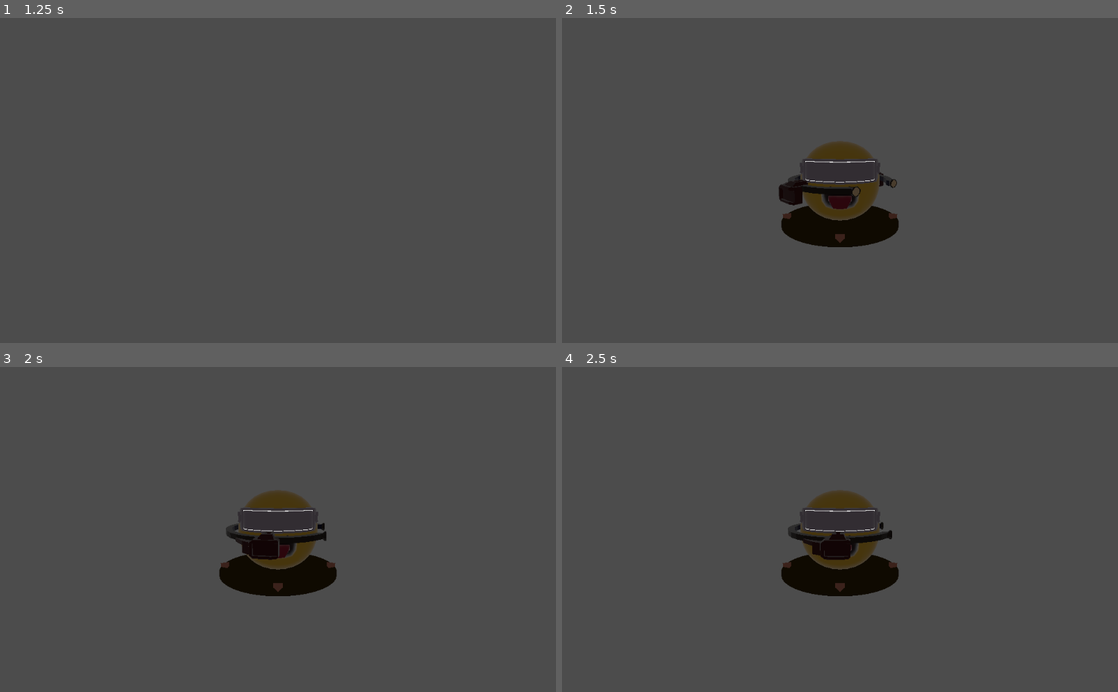
Above: before the commit, frames 1-4 (two rows, left to right).
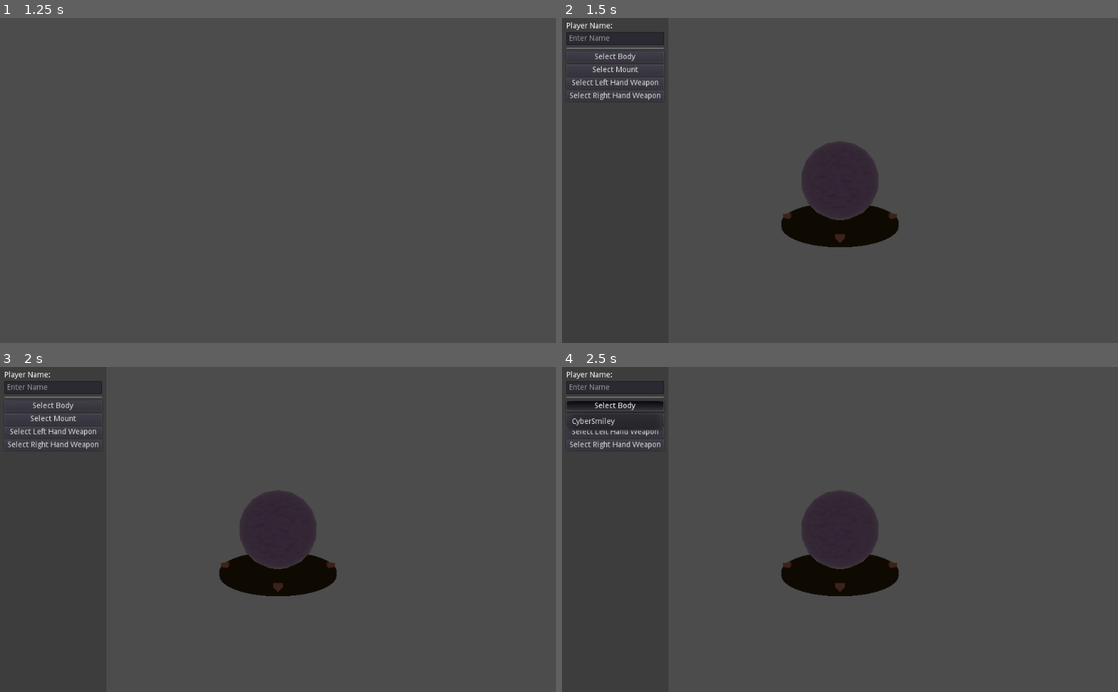
Above: after the commit, the same moments.

Repository: ObsidianBlk/Twin-Sticky
Game: Godot game, scene res://World.tscn
Same seed, same stepped clock (60 frames per second), same inputs: the game is played once before the commit and once after it.
Inputs (mouse positions are in pixels of both pictures, inside the frame that each line leads up to):
- Up to frame 1 (1.25 s): click "Local Play" at 0.5 s
- Up to frame 2 (1.5 s): tap Enter at 1.25 s; move the mouse to (962, 164) at 1.27 s; hold Right (ui_right) from 1.28 s (still down); tap Keypad Enter (ui_accept) at 1.35 s; click (962, 164) at 1.42 s
- Up to frame 3 (2 s): keep holding Right (ui_right); tap Space (booster_jump) at 1.52 s; tap End (ui_end) at 1.55 s
- Up to frame 4 (2.5 s): release Right (ui_right) at 2 s; click (617, 406) at 2 s, where only the run after the commit has a clickable "Select Body"

Frame 1 is identical in both runs. In frame 2, 3.7% of the frame differs, in the area x 0-61%, y 1-63%; in frame 3, 3.5%; in frame 4, 4.5%, in the area x 0-60%, y 1-63%.

Commit message:
Trackbot builder can now change Trackbot parts and be given a player name. Vague support for multi-user UI, but not really.

Diff:
--- a/Scripts/Auto/MUI.gd
+++ b/Scripts/Auto/MUI.gd
@@ -1,5 +1,10 @@
 extends Node
 
+
+# ------------------------------------------------------------------------------
+# Signal
+# ------------------------------------------------------------------------------
+signal ui_user_changed(uid)
 
 # ------------------------------------------------------------------------------
 # Constants
@@ -13,6 +18,7 @@
 var _mu_ui_action_names : Array = []
 var _mu_input_action_names : Array = []
 var _users : Array = []
+var _ui_user_uid : int = -1
 
 
 # ------------------------------------------------------------------------------
@@ -22,41 +28,41 @@
 	pass
 
 
-func _input(event : InputEvent) -> void:
-	for ui in _mu_ui_action_names:
-		if _users[ui.uid].ui_control != null:
-			if event.is_action_pressed(ui.action):
-				var success : bool = true
-				match ui.core_action:
-					"ui_accept":
-						pass
-					"ui_select":
-						pass
-					"ui_cancel":
-						pass
-					"ui_focus_next":
-						pass
-					"ui_focus_prev":
-						pass
-					"ui_left":
-						pass
-					"ui_right":
-						pass
-					"ui_up":
-						pass
-					"ui_down":
-						pass
-					"ui_page_up":
-						pass
-					"ui_page_down":
-						pass
-					"ui_home":
-						pass
-					"ui_end":
-						pass
-				var st : SceneTree = get_tree()
-				if st and success:
-					st.set_input_as_handled()
+#func _input(event : InputEvent) -> void:
+#	for ui in _mu_ui_action_names:
+#		if _users[ui.uid].ui_control != null:
+#			if event.is_action_pressed(ui.action):
+#				var success : bool = true
+#				match ui.core_action:
+#					"ui_accept":
+#						pass
+#					"ui_select":
+#						pass
+#					"ui_cancel":
+#						pass
+#					"ui_focus_next":
+#						pass
+#					"ui_focus_prev":
+#						pass
+#					"ui_left":
+#						pass
+#					"ui_right":
+#						pass
+#					"ui_up":
+#						pass
+#					"ui_down":
+#						pass
+#					"ui_page_up":
+#						pass
+#					"ui_page_down":
+#						pass
+#					"ui_home":
+#						pass
+#					"ui_end":
+#						pass
+#				var st : SceneTree = get_tree()
+#				if st and success:
+#					st.set_input_as_handled()
 
 
 # ------------------------------------------------------------------------------
@@ -163,8 +169,7 @@
 
 	_users[uid] = {
 		"device_type":device_type,
-		"device_id":device_id,
-		"ui_control":null
+		"device_id":device_id
 	}
 
 	for action_name in InputMap.get_actions():
@@ -213,3 +218,21 @@
 func clear_all_user_input_devices() -> void:
 	for uid in range(_users.size()):
 		var _res : int = clear_user_input_device(uid)
+
+
+func give_user_ui_control(uid : int) -> bool:
+	if uid >= 0 and uid < _users.size() and uid != _ui_user_uid:
+		_ui_user_uid = uid
+		emit_signal("ui_user_changed", _ui_user_uid)
+		return true
+	return false
+
+func free_ui_control() -> void:
+	_ui_user_uid = -1
+	emit_signal("ui_user_changed", _ui_user_uid)
+
+func user_has_ui_control(uid : int) -> bool:
+	return uid == _ui_user_uid
+
+func get_ui_control_user() -> int:
+	return _ui_user_uid
--- /dev/null
+++ b/TGF.gd
@@ -0,0 +1,12 @@
+extends Control
+
+
+export var uid : int = 0
+
+
+func _input(event : InputEvent) -> void:
+	if not MUI.is_user_event(uid, event):
+		print("Not My Event! ", uid)
+		accept_event()
+	else:
+		print("Yum yum! ", uid)
--- a/TrackBotBuilder/TrackBotBuilder.gd
+++ b/TrackBotBuilder/TrackBotBuilder.gd
@@ -32,21 +32,31 @@
 var _orbit_y : Array = [0.0, 0.0]
 
 var _trackbot : Spatial = null
+var _playername : String = ""
 
 # ------------------------------------------------------------------------------
 # Onready Variables
 # ------------------------------------------------------------------------------
 onready var _trackbot_container : Spatial = $Turntable/TrackBotContainer
+onready var _ui : Control = $UI/TBOptions
 
 # ------------------------------------------------------------------------------
 # Override Methods
 # ------------------------------------------------------------------------------
 func _ready() -> void:
+	_ui.connect("part_changed", self, "_on_part_changed")
+	_ui.connect("playername_changed", self, "_on_playername_changed")
 	if not MUI.is_uid_valid(pid):
 		printerr("TrackBotBuilder given invalid Player ID, ", pid)
 		# TODO: Lock away more stuff?
 		return
 	_StartBuilder()
+	MUI.connect("ui_user_changed", self, "_on_ui_user_changed")
+	if MUI.get_ui_control_user() < 0:
+		if MUI.give_user_ui_control(pid):
+			_ui.visible = true
+	else:
+		_ui.visible = false
 
 func _enter_tree() -> void:
 	var nodes = get_tree().get_nodes_in_group("Camera_P%s"%[pid + 1])
@@ -63,6 +73,9 @@
 
 func _exit_tree() -> void:
 	_camera = null
+	MUI.disconnect("ui_user_changed", self, "_on_ui_user_changed")
+	if MUI.get_ui_control_user() == pid:
+		MUI.free_ui_control()
 
 func _unhandled_input(event : InputEvent) -> void:
 	if not _camera:
@@ -82,7 +95,7 @@
 	if event.is_action_pressed("wm_fire_l_%s"%[pid + 1]) or event.is_action_pressed("wm_fire_r_%s"%[pid + 1]):
 		emit_signal("start_game", pid, {
 			"trackbot": _trackbot.get_build_dict(),
-			"playername": ""
+			"playername": _playername
 		})
 
 
@@ -97,14 +110,41 @@
 func _StartBuilder() -> void:
 	if _trackbot == null:
 		_trackbot = TRACKBOT.instance()
-		_trackbot.asset_key = "TRACKBOTS.CyberSmiley"
+#		_trackbot.asset_key = "TRACKBOTS.CyberSmiley"
 		_trackbot.set_static()
 		_trackbot_container.add_child(_trackbot)
-		var wmount = AssetDB.get_by_name("WEAPONMOUNTS.CyberSmiley")#WEAPONMOUNT.instance()
-		wmount.local_player_id = pid + 1
-		wmount.lock_player_control(true)
-		_trackbot.add_weapon_mount(wmount)
+#		var wmount = AssetDB.get_by_name("WEAPONMOUNTS.CyberSmiley")
+#		wmount.local_player_id = pid + 1
+#		wmount.lock_player_control(true)
+#		_trackbot.add_weapon_mount(wmount)
 
+func _SwapBody(body_key : String) -> void:
+	if _trackbot != null:
+		_trackbot.asset_key = body_key
+
+func _SwapMount(mount_key : String) -> void:
+	if _trackbot != null:
+		var lw : Spatial = null
+		var rw : Spatial = null
+		var wm : Spatial = _trackbot.remove_weapon_mount()
+		if wm != null:
+			lw = wm.unmount_item(1)
+			rw = wm.unmount_item(2)
+		wm = AssetDB.get_by_name(mount_key)
+		if wm:
+			wm.local_player_id = pid + 1
+			wm.lock_player_control(true)
+			_trackbot.add_weapon_mount(wm)
+			if lw != null:
+				wm.mount_item(lw, 1)
+			if rw != null:
+				wm.mount_item(rw, 2)
+
+func _SwapWeapon(weapon_key : String, mount_id : int) -> void:
+	if _trackbot != null:
+		var item : Spatial = AssetDB.get_by_name(weapon_key)
+		if item:
+			_trackbot.mount_item(item, mount_id, true)
 
 # ------------------------------------------------------------------------------
 # Public Methods
@@ -116,3 +156,28 @@
 # ------------------------------------------------------------------------------
 # Handler Methods
 # ------------------------------------------------------------------------------
+func _on_ui_user_changed(ui_pid : int) -> void:
+	if ui_pid < 0:
+		MUI.give_user_ui_control(pid)
+	elif ui_pid == pid:
+		_ui.visible = true
+		_ui.grab_focus()
+	else:
+		var fowner = _ui.get_focus_owner()
+		fowner.release_focus()
+		_ui.visible = false
+
+func _on_playername_changed(player_name : String) -> void:
+	_playername = player_name
+
+func _on_part_changed(req : Dictionary):
+	if "part" in req and "key" in req:
+		match req["part"]:
+			"Body":
+				_SwapBody(req["key"])
+			"Mount":
+				_SwapMount(req["key"])
+			"LeftWeapon":
+				_SwapWeapon(req["key"], 1)
+			"RightWeapon":
+				_SwapWeapon(req["key"], 2)
--- a/TrackBotBuilder/TrackBotBuilder.tscn
+++ b/TrackBotBuilder/TrackBotBuilder.tscn
@@ -1,6 +1,7 @@
-[gd_scene load_steps=6 format=2]
+[gd_scene load_steps=7 format=2]
 
 [ext_resource path="res://TrackBotBuilder/TrackBotBuilder.gd" type="Script" id=1]
+[ext_resource path="res://TrackBotBuilder/UI/TBOptions.tscn" type="PackedScene" id=2]
 
 [sub_resource type="SpatialMaterial" id=1]
 albedo_color = Color( 0.411765, 0.329412, 0.141176, 1 )
@@ -45,3 +46,7 @@
 [node name="MeshInstance3" type="MeshInstance" parent="Turntable/Platform"]
 transform = Transform( -4.37114e-08, 1, -4.37114e-08, 0, -4.37114e-08, -1, -1, -4.37114e-08, 1.91069e-15, 1.404, 0, 0 )
 mesh = SubResource( 4 )
+
+[node name="UI" type="CanvasLayer" parent="."]
+
+[node name="TBOptions" parent="UI" instance=ExtResource( 2 )]
--- /dev/null
+++ b/TrackBotBuilder/UI/TBOptions.gd
@@ -0,0 +1,63 @@
+extends Control
+
+
+# ------------------------------------------------------------------------------
+# Signals
+# ------------------------------------------------------------------------------
+signal part_changed(req)
+signal playername_changed(player_name)
+
+
+# ------------------------------------------------------------------------------
+# Onready Variables
+# ------------------------------------------------------------------------------
+onready var playername_line : LineEdit = $MC/VBC/PlayerName
+onready var tbbody_menu : MenuButton = $MC/VBC/TBBody
+onready var tbwm_menu : MenuButton = $MC/VBC/TBWM
+onready var tblw_menu : MenuButton = $MC/VBC/TBLeftWeapon
+onready var tbrw_menu : MenuButton = $MC/VBC/TBRightWeapon
+
+# ------------------------------------------------------------------------------
+# Override Methods
+# ------------------------------------------------------------------------------
+func _ready() -> void:
+	var pop : PopupMenu = tbbody_menu.get_popup()
+	for key in AssetDB.get_database_keys("TRACKBOTS"):
+		var idx : int = pop.get_item_count()
+		pop.add_item(key)
+		pop.set_item_metadata(idx, "TRACKBOTS.%s"%[key])
+	pop.connect("index_pressed", self, "_on_item_index_press", [tbbody_menu, "Body"])
+
+	pop = tbwm_menu.get_popup()
+	for key in AssetDB.get_database_keys("WEAPONMOUNTS"):
+		var idx : int = pop.get_item_count()
+		pop.add_item(key)
+		pop.set_item_metadata(idx, "WEAPONMOUNTS.%s"%[key])
+	pop.connect("index_pressed", self, "_on_item_index_press", [tbwm_menu, "Mount"])
+
+	pop = tblw_menu.get_popup()
+	for key in AssetDB.get_database_keys("WEAPONS"):
+		var idx : int = pop.get_item_count()
+		pop.add_item(key)
+		pop.set_item_metadata(idx, "WEAPONS.%s"%[key])
+	pop.connect("index_pressed", self, "_on_item_index_press", [tblw_menu, "LeftWeapon"])
+
+	pop = tbrw_menu.get_popup()
+	for key in AssetDB.get_database_keys("WEAPONS"):
+		var idx : int = pop.get_item_count()
+		pop.add_item(key)
+		pop.set_item_metadata(idx, "WEAPONS.%s"%[key])
+	pop.connect("index_pressed", self, "_on_item_index_press", [tbrw_menu, "RightWeapon"])
+
+# ------------------------------------------------------------------------------
+# Handler Methods
+# ------------------------------------------------------------------------------
+func _on_item_index_press(idx : int, mb : MenuButton, part_name : String) -> void:
+	var pop : PopupMenu = mb.get_popup()
+	mb.text = pop.get_item_text(idx)
+	var key : String = pop.get_item_metadata(idx)
+	# TODO: We have no way to know if this is successful! Fix me!
+	emit_signal("part_changed", {"part":part_name, "key":key})
+
+func _on_PlayerName_text_changed(new_text : String) -> void:
+	emit_signal("playername_changed", new_text)
--- /dev/null
+++ b/TrackBotBuilder/UI/TBOptions.tscn
@@ -0,0 +1,77 @@
+[gd_scene load_steps=2 format=2]
+
+[ext_resource path="res://TrackBotBuilder/UI/TBOptions.gd" type="Script" id=1]
+
+[node name="TBOptions" type="MarginContainer"]
+anchor_bottom = 1.0
+mouse_filter = 1
+script = ExtResource( 1 )
+
+[node name="ColorRect" type="ColorRect" parent="."]
+margin_right = 196.0
+margin_bottom = 600.0
+color = Color( 0.219608, 0.219608, 0.219608, 0.752941 )
+
+[node name="MC" type="MarginContainer" parent="."]
+margin_right = 196.0
+margin_bottom = 600.0
+custom_constants/margin_right = 8
+custom_constants/margin_top = 8
+custom_constants/margin_left = 8
+custom_constants/margin_bottom = 8
+
+[node name="VBC" type="VBoxContainer" parent="MC"]
+margin_left = 8.0
+margin_top = 8.0
+margin_right = 188.0
+margin_bottom = 592.0
+
+[node name="Label" type="Label" parent="MC/VBC"]
+margin_right = 180.0
+margin_bottom = 14.0
+text = "Player Name:"
+
+[node name="PlayerName" type="LineEdit" parent="MC/VBC"]
+margin_top = 18.0
+margin_right = 180.0
+margin_bottom = 42.0
+placeholder_text = "Enter Name"
+
+[node name="HSeparator" type="HSeparator" parent="MC/VBC"]
+margin_top = 46.0
+margin_right = 180.0
+margin_bottom = 50.0
+
+[node name="TBBody" type="MenuButton" parent="MC/VBC"]
+margin_top = 54.0
+margin_right = 180.0
+margin_bottom = 74.0
+focus_mode = 2
+text = "Select Body"
+flat = false
+
+[node name="TBWM" type="MenuButton" parent="MC/VBC"]
+margin_top = 78.0
+margin_right = 180.0
+margin_bottom = 98.0
+focus_mode = 2
+text = "Select Mount"
+flat = false
+
+[node name="TBLeftWeapon" type="MenuButton" parent="MC/VBC"]
+margin_top = 102.0
+margin_right = 180.0
+margin_bottom = 122.0
+focus_mode = 2
+text = "Select Left Hand Weapon"
+flat = false
+
+[node name="TBRightWeapon" type="MenuButton" parent="MC/VBC"]
+margin_top = 126.0
+margin_right = 180.0
+margin_bottom = 146.0
+focus_mode = 2
+text = "Select Right Hand Weapon"
+flat = false
+
+[connection signal="text_changed" from="MC/VBC/PlayerName" to="." method="_on_PlayerName_text_changed"]
--- a/World.tscn
+++ b/World.tscn
@@ -52,7 +52,6 @@
 size = Vector2( 1024, 600 )
 size_override_stretch = true
 world = SubResource( 2 )
-handle_input_locally = false
 render_target_update_mode = 3
 
 [node name="GimbleCamera" parent="GameView/Viewports/VP1C/Viewport_P1" groups=["Camera_P1"] instance=ExtResource( 8 )]
@@ -78,7 +77,6 @@
 size = Vector2( 1920, 1080 )
 size_override_stretch = true
 world = SubResource( 3 )
-handle_input_locally = false
 render_target_update_mode = 0
 
 [node name="GimbleCamera" parent="GameView/Viewports/VP2C/Viewport_P2" groups=["Camera_P2"] instance=ExtResource( 8 )]
--- a/project.godot
+++ b/project.godot
@@ -57,10 +57,47 @@
 
 [input]
 
+ui_accept={
+"deadzone": 0.5,
+"events": [ Object(InputEventKey,"resource_local_to_scene":false,"resource_name":"","device":0,"alt":false,"shift":false,"control":false,"meta":false,"command":false,"pressed":false,"scancode":16777222,"physical_scancode":0,"unicode":0,"echo":false,"script":null)
+, Object(InputEventKey,"resource_local_to_scene":false,"resource_name":"","device":0,"alt":false,"shift":false,"control":false,"meta":false,"command":false,"pressed":false,"scancode":32,"physical_scancode":0,"unicode":0,"echo":false,"script":null)
+, Object(InputEventJoypadButton,"resource_local_to_scene":false,"resource_name":"","device":-1,"button_index":0,"pressure":0.0,"pressed":false,"script":null)
+ ]
+}
+ui_select={
+"deadzone": 0.5,
+"events": [ Object(InputEventKey,"resource_local_to_scene":false,"resource_name":"","device":0,"alt":false,"shift":false,"control":false,"meta":false,"command":false,"pressed":false,"scancode":32,"physical_scancode":0,"unicode":0,"echo":false,"script":null)
+, Object(InputEventJoypadButton,"resource_local_to_scene":false,"resource_name":"","device":-1,"button_index":3,"pressure":0.0,"pressed":false,"script":null)
+ ]
+}
 ui_cancel={
 "deadzone": 0.5,
 "events": [ Object(InputEventKey,"resource_local_to_scene":false,"resource_name":"","device":0,"alt":false,"shift":false,"control":false,"meta":false,"command":false,"pressed":false,"scancode":16777217,"physical_scancode":0,"unicode":0,"echo":false,"script":null)
-, Object(InputEventJoypadButton,"resource_local_to_scene":false,"resource_name":"","device":0,"button_index":10,"pressure":0.0,"pressed":false,"script":null)
+, Object(InputEventJoypadButton,"resource_local_to_scene":false,"resource_name":"","device":-1,"button_index":10,"pressure":0.0,"pressed":false,"script":null)
+ ]
+}
+ui_left={
+"deadzone": 0.5,
+"events": [ Object(InputEventKey,"resource_local_to_scene":false,"resource_name":"","device":0,"alt":false,"shift":false,"control":false,"meta":false,"command":false,"pressed":false,"scancode":16777231,"physical_scancode":0,"unicode":0,"echo":false,"script":null)
+, Object(InputEventJoypadButton,"resource_local_to_scene":false,"resource_name":"","device":-1,"button_index":14,"pressure":0.0,"pressed":false,"script":null)
+ ]
+}
+ui_right={
+"deadzone": 0.5,
+"events": [ Object(InputEventKey,"resource_local_to_scene":false,"resource_name":"","device":0,"alt":false,"shift":false,"control":false,"meta":false,"command":false,"pressed":false,"scancode":16777233,"physical_scancode":0,"unicode":0,"echo":false,"script":null)
+, Object(InputEventJoypadButton,"resource_local_to_scene":false,"resource_name":"","device":-1,"button_index":15,"pressure":0.0,"pressed":false,"script":null)
+ ]
+}
+ui_up={
+"deadzone": 0.5,
+"events": [ Object(InputEventKey,"resource_local_to_scene":false,"resource_name":"","device":0,"alt":false,"shift":false,"control":false,"meta":false,"command":false,"pressed":false,"scancode":16777232,"physical_scancode":0,"unicode":0,"echo":false,"script":null)
+, Object(InputEventJoypadButton,"resource_local_to_scene":false,"resource_name":"","device":-1,"button_index":12,"pressure":0.0,"pressed":false,"script":null)
+ ]
+}
+ui_down={
+"deadzone": 0.5,
+"events": [ Object(InputEventKey,"resource_local_to_scene":false,"resource_name":"","device":0,"alt":false,"shift":false,"control":false,"meta":false,"command":false,"pressed":false,"scancode":16777234,"physical_scancode":0,"unicode":0,"echo":false,"script":null)
+, Object(InputEventJoypadButton,"resource_local_to_scene":false,"resource_name":"","device":-1,"button_index":13,"pressure":0.0,"pressed":false,"script":null)
  ]
 }
 terminal={
